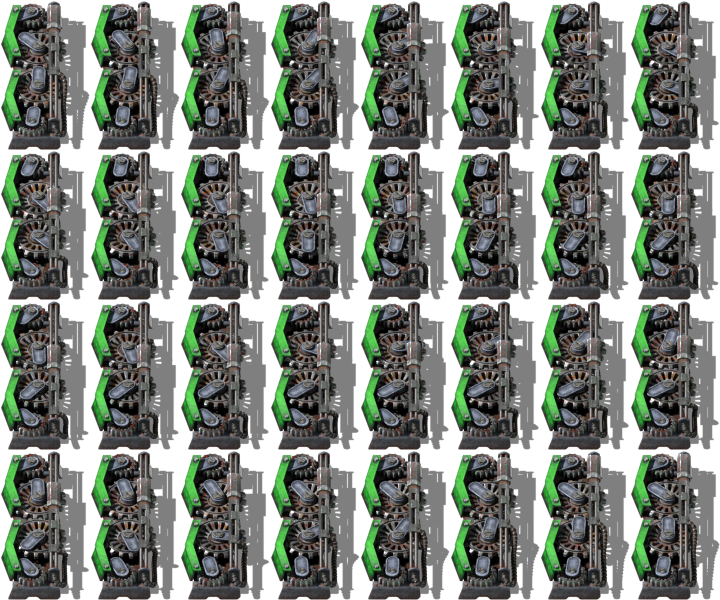
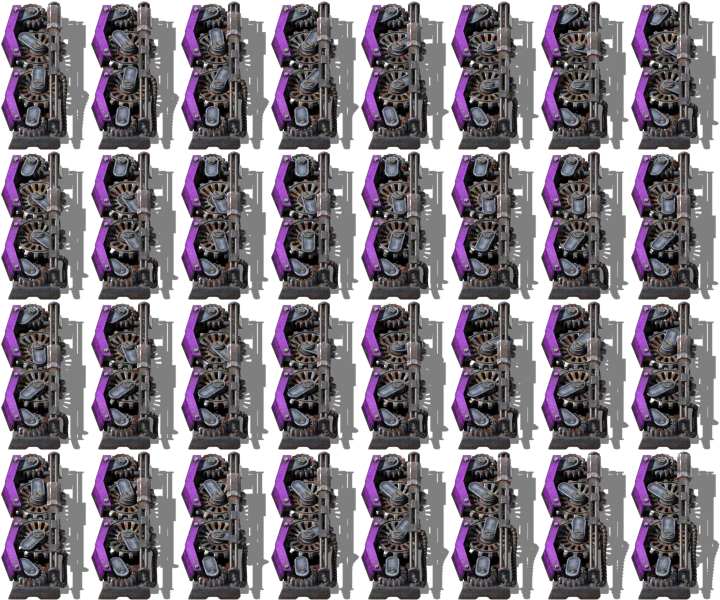
Layered file, before and after one edit (w=720, h=600). Changes by layer:
added layer "tier 6" above "tier 5" over [1,1,697,596]
hid "tier 4" over [1,1,697,596]
